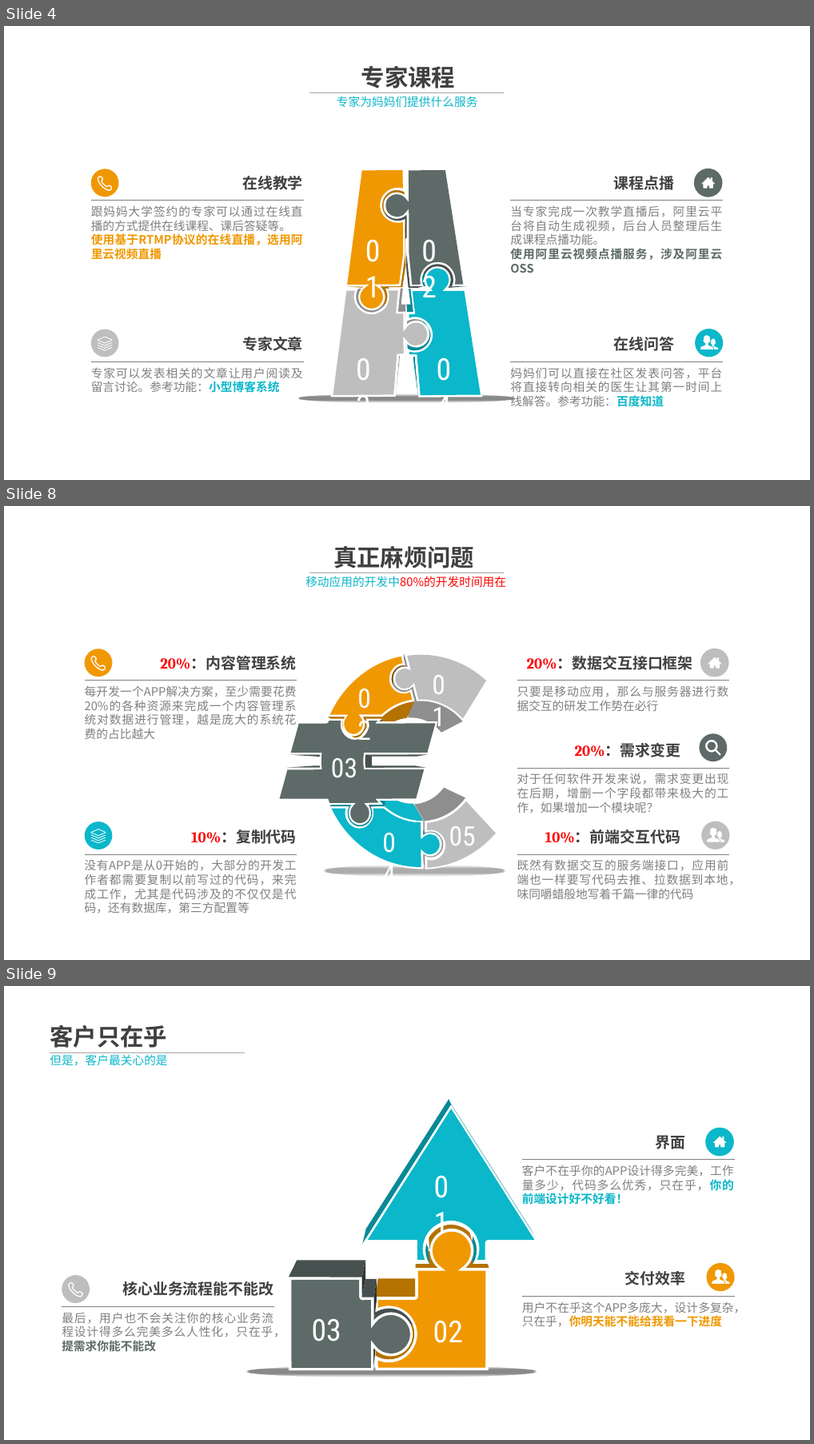
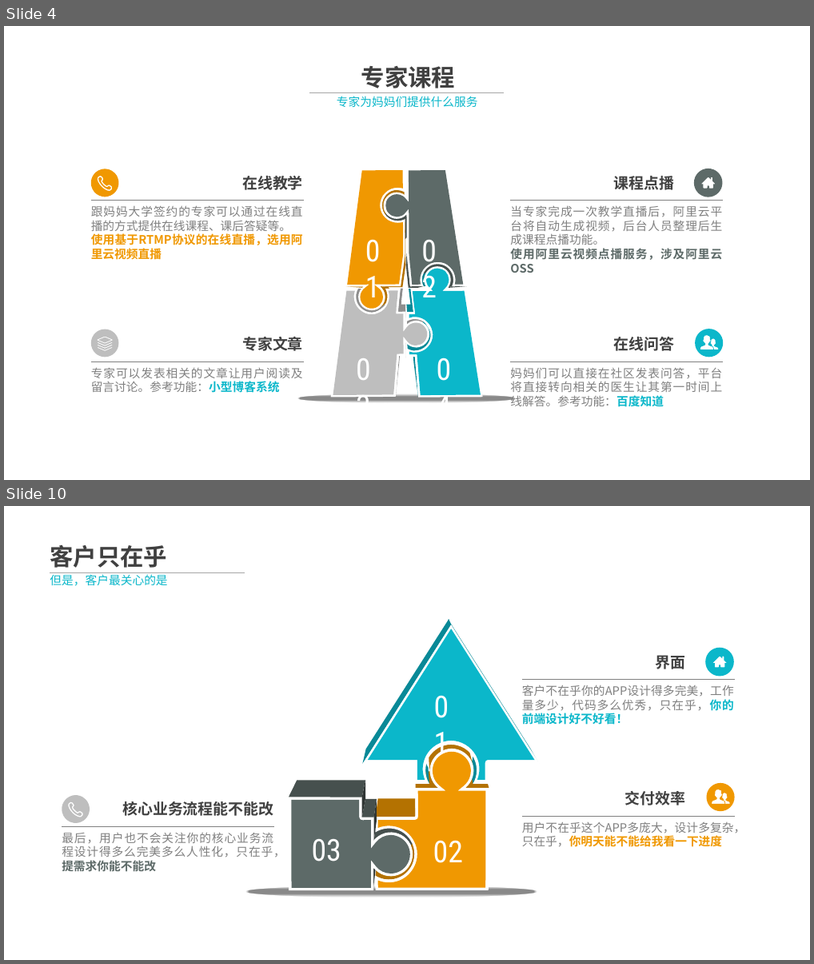
Before and after one commit to alucard263096/mamaudoc, a slide deck: 妈妈大学 技术方案.pptx. Shown one above the other, each under a label of ours: slides 4, 8 and 9 before the commit, slides 4 and 10 after it; the slides between them are not shown. The pictures are 814x1444 and 814x964 pixels, drawn with LibreOffice and Linux fonts; fonts in the diff are those of the drawing; background and template pictures are left out. Boxes give left, top, right and bottom in pixels: in the first picture for what was removed or moved away, otherwise in the second. Text is boxed around its words. In the diff, an @@ line names an element or a change of style, - is before the commit and + after.

Commit message:
妈妈大学技术方案

```diff
--- a/妈妈大学 技术方案.pptx
+++ b/妈妈大学 技术方案.pptx
@@ slide 8 removed at [4,506,810,960], background picture (left out); not listed: 1 template element that a slide beside it also shows @@
@@ text removed at [334,546,474,573] @@
-真正麻烦问题
@@ text removed at [306,576,506,587] @@
-移动应用的开发中80%的开发时间用在
@@ line removed from (310, 572) to (504, 572) @@
@@ freeform shape removed at [85,648,112,676] @@
@@ freeform shape removed at [701,648,730,676] @@
@@ freeform shape removed at [92,656,105,669] @@
@@ text removed at [160,656,296,670] @@
-20%：内容管理系统
@@ text removed at [527,656,694,670] @@
-20%：数据交互接口框架
@@ text removed at [85,685,297,739] @@
-每开发一个APP解决方案，至少需要花费20%的各种资源来完成一个内容管理系统对数据进行管理，越是庞大的系统花费的占比越大
@@ line removed from (85, 680) to (298, 680) @@
@@ text removed at [518,686,730,711] @@
-只要是移动应用，那么与服务器进行数据交互的研发工作势在必行
@@ line removed from (518, 680) to (730, 680) @@
@@ text removed at [575,743,682,757] @@
-20%：需求变更
@@ freeform shape removed at [700,733,727,761] @@
@@ ellipse removed at [708,742,717,751] @@
@@ line removed from (518, 768) to (730, 768) @@
@@ text removed at [518,773,730,812] @@
-对于任何软件开发来说，需求变更出现在后期，增删一个字段都带来极大的工作，如果增加一个模块呢？
@@ freeform shape removed at [85,821,112,849] @@
@@ text removed at [191,829,297,844] @@
-10%：复制代码
@@ group removed at [278,652,506,876]: 37 freeform shapes, 5 texts, 1 ellipse @@
-01
-02
-03
-04
-05
@@ text removed at [546,829,681,844] @@
-10%：前端交互代码
@@ freeform shape removed at [702,821,730,850] @@
@@ text removed at [85,859,297,912] @@
-没有APP是从0开始的，大部分的开发工作者都需要复制以前写过的代码，来完成工作，尤其是代码涉及的不仅仅是代码，还有数据库，第三方配置等
@@ line removed from (85, 854) to (298, 854) @@
@@ text removed at [518,859,742,899] @@
-既然有数据交互的服务端接口，应用前端也一样要写代码去推、拉数据到本地，味同嚼蜡般地写着千篇一律的代码
@@ line removed from (518, 854) to (730, 854) @@
@@ what was slide 9 is now slide 10 @@
```
Also in this commit, not shown: 2 slides added.
